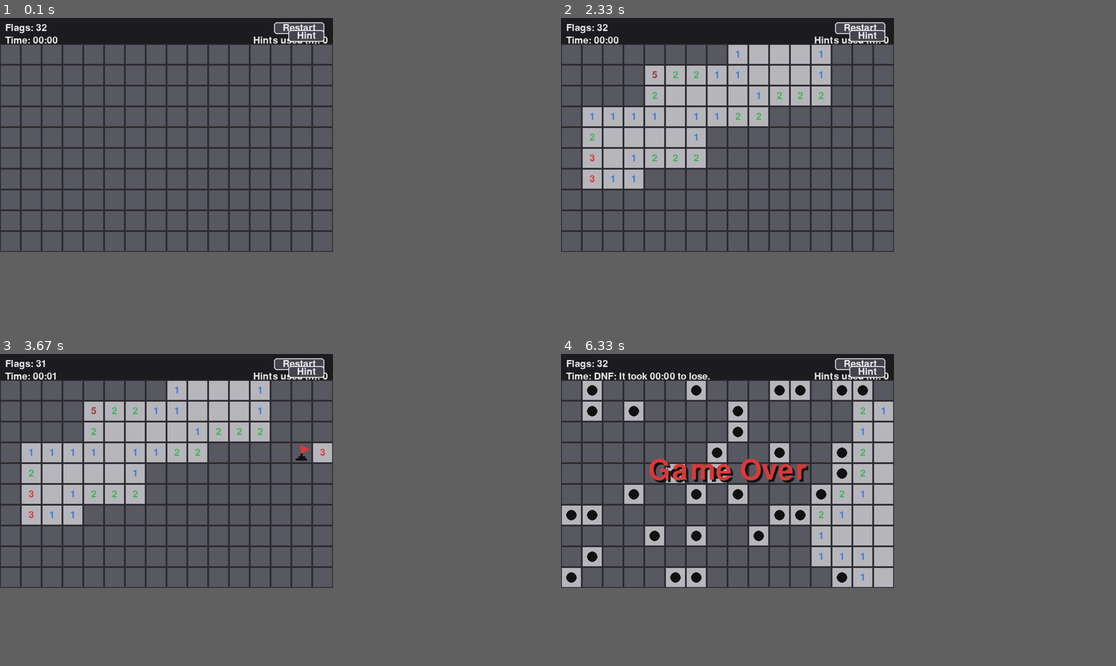
Above: before the commit, frames 1-4 (two rows, left to right).
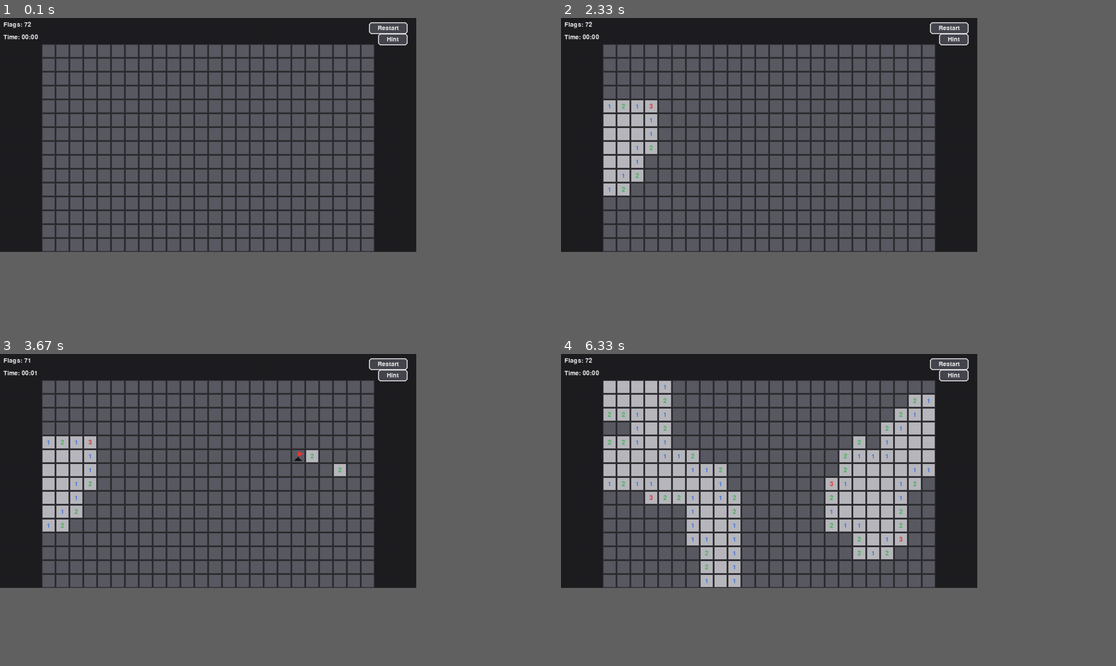
Above: after the commit, the same moments.

Repository: winandschaap/Mine_sweeper
Game: pygame game, started from main.py
Two runs of this game, one before a commit and one after it. Both use one fixed random seed, a clock stepped at 60 frames per second and the inputs below.
Inputs (mouse positions are in pixels of both pictures, inside the frame that each line leads up to):
- Up to frame 1 (0.1 s): no input
- Up to frame 2 (2.33 s): click (771, 133) at 0.38 s; hold F11 0.67-1.13 s; click "Restart" at 1.22 s; hold F11 1.5-1.97 s; click (622, 127) at 2.05 s
- Up to frame 3 (3.67 s): click (16, 360) at 2.38 s, where only the run after the commit has a clickable "Flags: 72"; right-click (294, 453) at 2.72 s; click (316, 450) at 3.05 s; click (338, 466) at 3.38 s
- Up to frame 4 (6.33 s): hold H 3.67-4.13 s; click (860, 413) at 4.22 s; click "Restart" at 5.05 s; click (882, 494) at 5.38 s; click (855, 441) at 5.72 s; click (688, 488) at 6.05 s
In our replay, the window is 720x506 before the commit and 900x506 after it. These sizes can differ from the game's own. Grey fills any space a smaller window leaves; there, only what the larger window draws over its background counts as a difference.

The runs differ from the first frame. In frame 1, 18% of the frame differs, in the area x 0-74%, y 1-75%; in frame 2, 23%; in frame 3, 24%; in frame 4, 28%.

Commit message:
Added classes for later implementation of difficulty choices in difficulty.py. Also added scalability for the entire board. Now you can change the window size manually in game and you can enter fullscreen mode with F11. Some ui changes need to be done such as the buttons and the other text in the top bar.

Diff:
--- /dev/null
+++ b/game/difficulty.py
@@ -0,0 +1,34 @@
+from dataclasses import dataclass
+
+@dataclass(frozen=True)
+class BoardSize:
+    name: str
+    width: int
+    height: int
+
+@dataclass(frozen=True)
+class Difficulty:
+    name: str
+    density: float
+
+BOARD_SIZES = {
+    "small": BoardSize("Small", 8, 5),
+    "medium": BoardSize("Medium", 16, 10),
+    "large": BoardSize("Large", 24, 15),
+    "huge": BoardSize("Huge", 32, 20)
+}
+
+DIFFICULTIES = {
+    "easy": Difficulty("Easy", 0.10),
+    "normal": Difficulty("Normal", 0.15),
+    "hard": Difficulty("Hard", 0.20),
+    "brutal": Difficulty("Brutal", 0.23),
+}
+
+def mine_count_for_difficulty(board_size: BoardSize, difficulty: Difficulty) -> int:
+    cells = board_size.width * board_size.height
+    mines = round(cells * difficulty.density)
+
+    max_mines = cells - 9
+
+    return min(max_mines, mines)
--- a/main.py
+++ b/main.py
@@ -1,15 +1,15 @@
-from ui.pygame_ui import PygameUI, get_ui_sizes
+from ui.pygame_ui import PygameUI
 
 
 def main() -> None:
-    cell_size, top_bar_height = get_ui_sizes()
     game = PygameUI(
-        16,
-        10,
-        32,
+        24,
+        15,
+        72    ,
         no_check=False,
-        cell_size=cell_size,
-        top_bar_height=top_bar_height,
+        fullscreen=False,
+        window_scale=0.75,
+        resizable=True,
     )
     game.run()
 
--- /dev/null
+++ b/ui/layout.py
@@ -0,0 +1,79 @@
+from dataclasses import dataclass
+
+WINDOW_SCALE:float = 0.75
+TOP_BAR_RATIO = 1/9
+
+@dataclass(frozen=True)
+class Layout:
+    screen_width: int
+    screen_height: int
+    window_width: int
+    window_height: int
+    top_bar_height: int
+    board_area_width: int
+    board_area_height: int
+    cell_size: int
+    board_pixel_width: int
+    board_pixel_height: int
+    board_offset_x: int
+    board_offset_y: int
+
+def create_layout(
+        screen_width: int,
+        screen_height: int,
+        board_width: int,
+        board_height: int,
+        fullscreen: bool = False,
+        window_scale: float = WINDOW_SCALE
+)-> Layout:
+
+    if fullscreen:
+        window_width = screen_width
+        window_height = screen_height
+    else:
+        window_width = int(screen_width*window_scale)
+        window_height = int(screen_height*window_scale)
+
+    return create_layout_for_window(
+        window_width,
+        window_height,
+        board_width,
+        board_height,
+    )
+
+
+def create_layout_for_window(
+        window_width: int,
+        window_height: int,
+        board_width: int,
+        board_height: int,
+) -> Layout:
+    top_bar_height = window_height // 9
+
+    board_area_width = window_width
+    board_area_height = window_height - top_bar_height
+
+    cell_size = max(1, min(
+        board_area_width // board_width,
+        board_area_height // board_height
+    ))
+
+    board_pixel_width = board_width * cell_size
+    board_pixel_height = board_height * cell_size
+    board_offset_x = (window_width - board_pixel_width)//2
+    board_offset_y = top_bar_height + (board_area_height - board_pixel_height)//2
+
+    return Layout(
+        screen_width = window_width,
+        screen_height = window_height,
+        window_width = window_width,
+        window_height = window_height,
+        top_bar_height = top_bar_height,
+        board_area_width = board_area_width,
+        board_area_height = board_area_height,
+        cell_size = cell_size,
+        board_pixel_width = board_pixel_width,
+        board_pixel_height = board_pixel_height,
+        board_offset_x = board_offset_x,
+        board_offset_y = board_offset_y
+    )
--- a/ui/pygame_ui.py
+++ b/ui/pygame_ui.py
@@ -2,6 +2,7 @@
 from game.game_state import GameState
 from game.types import GameStatus, Position
 from ui.buttons import create_restart_button, create_hint_button
+from ui.layout import create_layout, create_layout_for_window
 
 FPS = 60
 
@@ -26,48 +27,77 @@
     display_info = pygame.display.Info()
     return display_info.current_w, display_info.current_h
 
-
-def get_ui_sizes() -> tuple[int, int]:
-    _, screen_height = get_display_size()
-    return screen_height // 15, screen_height // 12
-
-
 class PygameUI:
     def __init__(
         self,
-        width: int = 9,
-        height: int = 9,
-        mine_count: int = 16,
+        width: int = 16,
+        height: int = 10,
+        mine_count: int = 32,
         no_check: bool = False,
-        cell_size: int | None = None,
-        top_bar_height: int | None = None,
+        fullscreen: bool = False,
+        window_scale: float = 0.75,
+        resizable: bool = True,
     ):
         pygame.display.init()
         pygame.font.init()
 
-        if cell_size is None or top_bar_height is None:
-            default_cell_size, default_top_bar_height = get_ui_sizes()
-            cell_size = cell_size or default_cell_size
-            top_bar_height = top_bar_height or default_top_bar_height
-
-        self.cell_size = cell_size
-        self.top_bar_height = top_bar_height
+        screen_width, screen_height = get_display_size()
+
+        requested_layout = create_layout(
+            screen_width,
+            screen_height,
+            width,
+            height,
+            fullscreen = fullscreen,
+            window_scale = window_scale
+        )
+
+        self.board_width = width
+        self.board_height = height
+        self.fullscreen = fullscreen
+        self.resizable = resizable
+        self.windowed_size = (
+            requested_layout.window_width,
+            requested_layout.window_height,
+        )
         self.no_check = no_check
         self.game = GameState(width, height, mine_count, self.no_check)
-        self.screen_width = width * self.cell_size
-        self.screen_height = height * self.cell_size + self.top_bar_height
-        self.screen = pygame.display.set_mode(
-            (self.screen_width, self.screen_height)
-        )
+
+        self.screen = self.create_display_surface()
+        self.apply_layout()
 
         pygame.display.set_caption("Minesweeper")
 
         self.clock = pygame.time.Clock()
-        self.font = pygame.font.SysFont(None, (2*self.cell_size) //3)
-        self.big_font = pygame.font.SysFont(None, 2 * self.cell_size)
-        self.background_big_font = pygame.font.SysFont(None, (21 * self.cell_size)//10)
         self.running = True
 
+    def create_display_surface(self) -> pygame.Surface:
+        if self.fullscreen:
+            return pygame.display.set_mode((0, 0), pygame.FULLSCREEN)
+
+        display_flags = pygame.RESIZABLE if self.resizable else 0
+        return pygame.display.set_mode(self.windowed_size, display_flags)
+
+    def apply_layout(self) -> None:
+        actual_width, actual_height = self.screen.get_size()
+
+        self.layout = create_layout_for_window(
+            actual_width,
+            actual_height,
+            self.board_width,
+            self.board_height,
+        )
+        self.cell_size = self.layout.cell_size
+        self.top_bar_height = self.layout.top_bar_height
+        self.screen_width = self.layout.window_width
+        self.screen_height = self.layout.window_height
+
+        self.font = pygame.font.SysFont(None, max(12, (2*self.cell_size) //3))
+        self.big_font = pygame.font.SysFont(None, max(24, 2 * self.cell_size))
+        self.background_big_font = pygame.font.SysFont(None, max(24, (21 * self.cell_size)//10))
+        self.rebuild_buttons()
+
+    def rebuild_buttons(self) -> None:
         self.buttons = [
             create_restart_button(
                 self.screen_width,
@@ -83,6 +113,25 @@
             )
         ]
 
+    def toggle_fullscreen(self) -> None:
+        if self.fullscreen:
+            self.fullscreen = False
+            self.screen = self.create_display_surface()
+        else:
+            self.windowed_size = self.screen.get_size()
+            self.fullscreen = True
+            self.screen = self.create_display_surface()
+
+        self.apply_layout()
+
+    def resize_window(self, size: tuple[int, int]) -> None:
+        if self.fullscreen:
+            return
+
+        self.windowed_size = size
+        self.screen = self.create_display_surface()
+        self.apply_layout()
+
     def run(self) -> None:
         while self.running:
             self.clock.tick(FPS)
@@ -99,14 +148,25 @@
             elif event.type == pygame.KEYDOWN:
                 if event.key == pygame.K_ESCAPE:
                     self.game.reset()
+                elif event.key == pygame.K_F11:
+                    self.toggle_fullscreen()
                 elif event.key == pygame.K_h:
                     if self.game.status == GameStatus.RUNNING:
                         self.game.toggle_hint()
 
+            elif event.type == pygame.VIDEORESIZE:
+                if self.resizable:
+                    self.resize_window(event.size)
+
             elif event.type == pygame.MOUSEBUTTONDOWN:
+                button_was_clicked = False
                 for button in self.buttons:
                     if button.handle_event(event):
-                        continue
+                        button_was_clicked = True
+                        break
+
+                if button_was_clicked:
+                    continue
 
                 pos = self.screen_to_position(event.pos)
 
@@ -122,11 +182,16 @@
     def screen_to_position(self, mouse_pos) -> Position | None:
         mx, my = mouse_pos
 
-        if my < self.top_bar_height:
+        board_left = self.layout.board_offset_x
+        board_top = self.layout.board_offset_y
+        board_right = board_left + self.layout.board_pixel_width
+        board_bottom = board_top + self.layout.board_pixel_height
+
+        if not (board_left <= mx < board_right and board_top <= my < board_bottom):
             return None
 
-        x = mx // self.cell_size
-        y = (my-self.top_bar_height) // self.cell_size
+        x = (mx - board_left) // self.cell_size
+        y = (my-board_top) // self.cell_size
 
         pos = Position(x, y)
 
@@ -147,7 +212,7 @@
         pygame.draw.rect(
             self.screen,
             BG,
-            pygame.Rect(0,0, self.screen_width, self.screen_height),
+            pygame.Rect(0, 0, self.screen_width, self.top_bar_height),
         )
 
         flags_text = self.font.render(
@@ -163,8 +228,8 @@
         timer_text = self.font.render(f"Time: {self.game.current_time()}", True, TEXT)
         self.screen.blit(timer_text, (self.cell_size//4, (timer_text.get_height()+self.top_bar_height)//2))
 
-        hints_text = self.font.render(f"Hints used (h): {self.game.hint_count}", True, TEXT)
-        self.screen.blit(hints_text, (self.screen_width - hints_text.get_width()-self.cell_size//4,(hints_text.get_height()+self.top_bar_height)//2))
+#        hints_text = self.font.render(f"Hints used (h): {self.game.hint_count}", True, TEXT)
+#        self.screen.blit(hints_text, (self.screen_width - hints_text.get_width()-self.cell_size//4,(hints_text.get_height()+self.top_bar_height)//2))
 
 
     def draw_board(self) -> None:
@@ -176,8 +241,8 @@
                 cell = board.get_cell(pos)
 
                 rect = pygame.Rect(
-                    x*self.cell_size,
-                    self.top_bar_height + y*self.cell_size,
+                    self.layout.board_offset_x + x * self.cell_size,
+                    self.layout.board_offset_y + y * self.cell_size,
                     self.cell_size,
                     self.cell_size,
                 )
